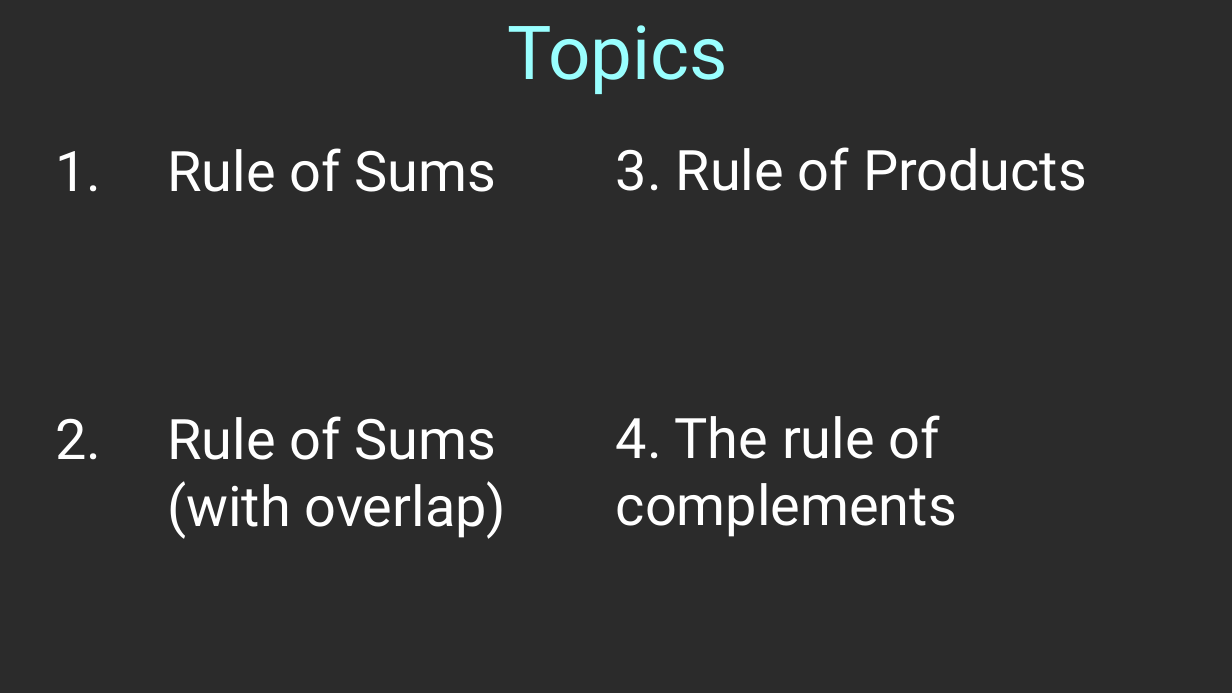
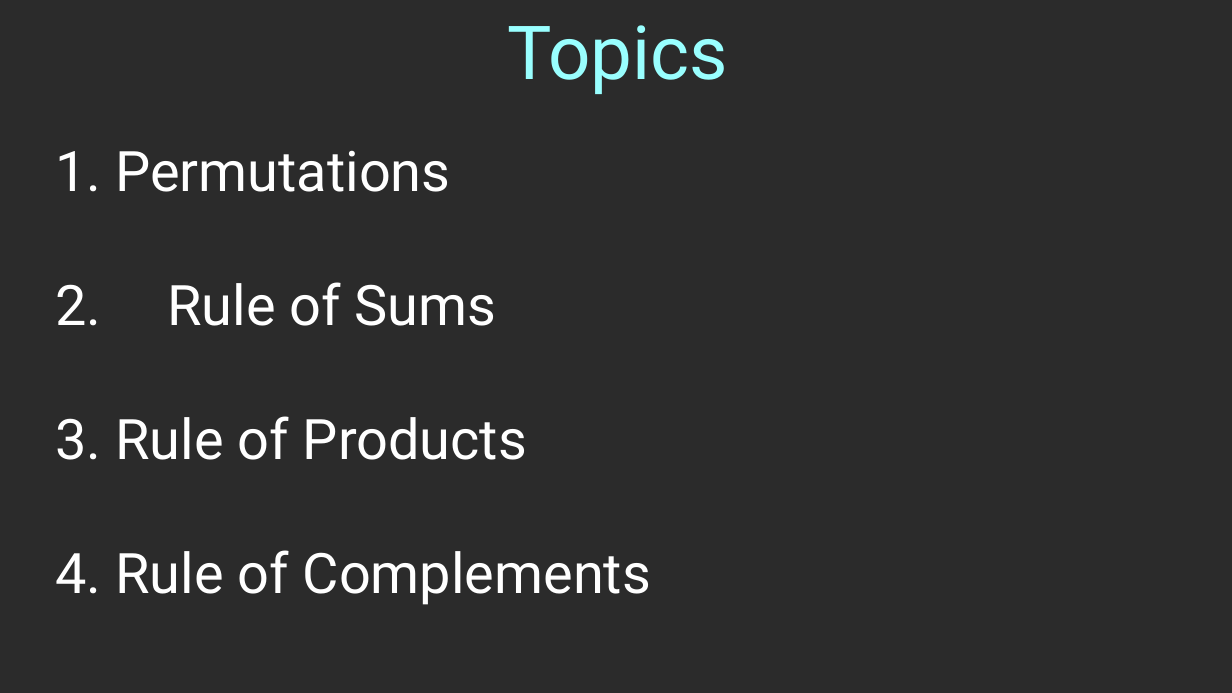
Before and after one commit to nguyenchithien/CS211-Discrete-Structures-II, a slide deck: slide 3 of Lectures/Lecture 5.2.odp. Drawn at 1232x693 pixels with LibreOffice and Linux fonts; fonts in the diff are those of the drawing; background and template pictures are left out; a plain dark background stands for a picture behind light text. Boxes give left, top, right and bottom in pixels: in the first picture for what was removed or moved away, otherwise in the second. Text is boxed around its words. In the diff, an @@ line names an element or a change of style, - is before the commit and + after.

```diff
--- a/Lectures/Lecture 5.2.odp
+++ b/Lectures/Lecture 5.2.odp
@@ text "1. Permutations" moved from (x1=616, y1=147, x2=1087, y2=537) to (x1=56, y1=150, x2=651, y2=605) @@
@@ text removed at (x1=56, y1=148, x2=506, y2=539) @@
-1. Rule of Sums
-2. Rule of Sums
-(with overlap)
@@ text at (x1=56, y1=150, x2=497, y2=326): paragraphs added @@
+1. Permutations
+2. Rule of Sums
@@ text at (x1=56, y1=550, x2=651, y2=605): text changed @@
-4. The rule of complements
+4. Rule of Complements
```
Also in this commit, not shown: 12 other slides changed, 32 slides added, 1 slide removed, 8 other files.
